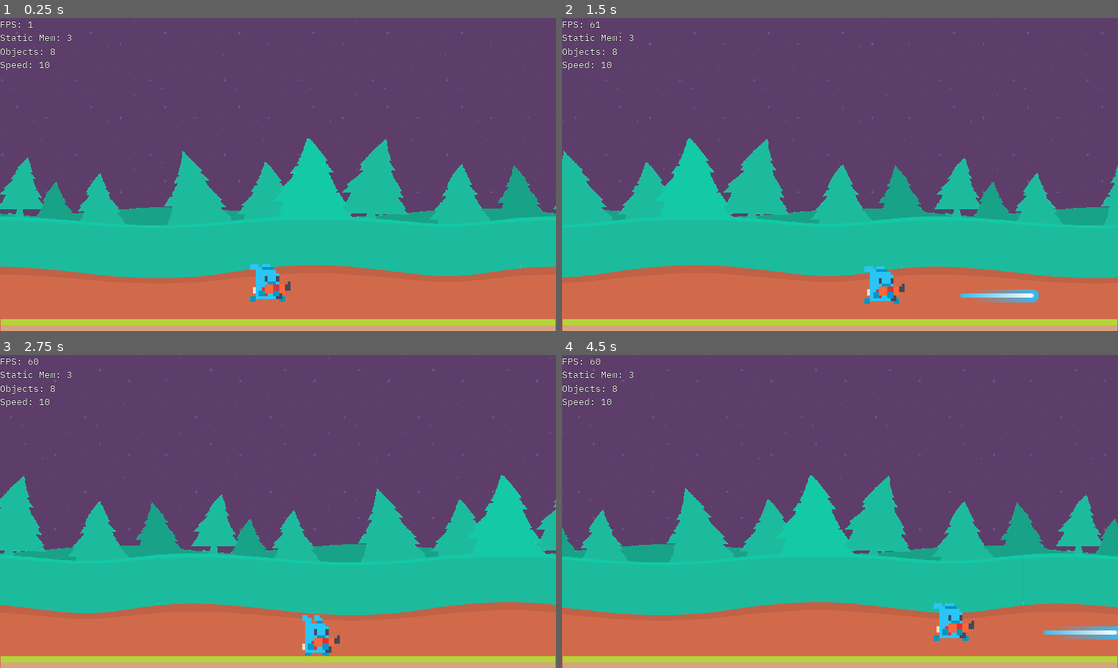
Above: before the commit, frames 1-4 (two rows, left to right).
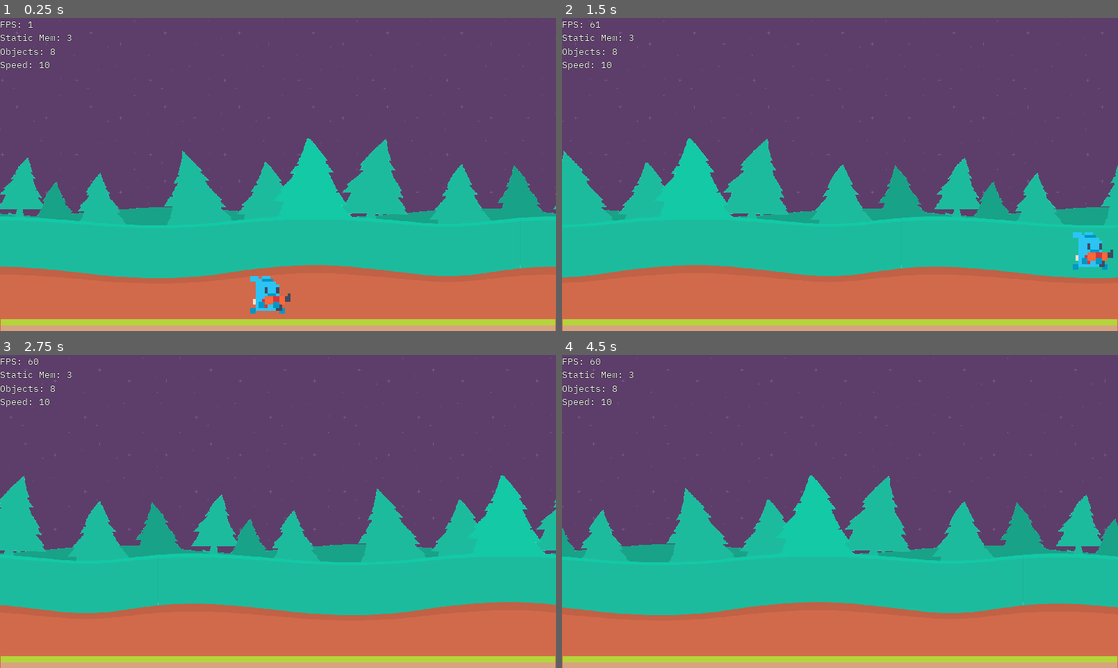
Above: after the commit, the same moments.

Repository: vibekeke/mgg
Game: Godot game, scene res://Main.tscn
Same seed, same stepped clock (60 frames per second), same inputs: the game is played once before the commit and once after it.
Inputs:
- Up to frame 1 (0.25 s): no input
- Up to frame 2 (1.5 s): hold Space (jump) 0.53-1.28 s; hold Right (right) from 0.53 s (still down); tap E (shoot) at 1.35 s
- Up to frame 3 (2.75 s): tap Space (jump) at 1.52, 1.55, 1.82 s; release Right (right) at 2.03 s; hold Left (left) from 2.03 s (still down); hold Space (jump) from 2.03 s (still down)
- Up to frame 4 (4.5 s): release Left (left) at 2.78 s; release Space (jump) at 2.78 s; hold Right (right) 2.78-4.28 s; tap E (shoot) at 2.85, 4.35 s; tap Space (jump) at 3.02, 3.05, 3.32 s; hold Space (jump) 3.53-4.28 s; hold Left (left) from 4.28 s (still down)

The runs differ from the first frame. In frame 1, 0.7% of the frame differs, in the area x 45-53%, y 78-95%; in frame 2, 1.6%, in the area x 54-100%, y 68-92%; in frame 3, 0.5%; in frame 4, 1.0%.

Commit message:
merge master into branch

Diff:
--- a/ActionLevels/Level1/Level1.tscn
+++ b/ActionLevels/Level1/Level1.tscn
@@ -13,3 +13,6 @@
 scale = Vector2( 119.688, 10 )
 
 [node name="Player" parent="." instance=ExtResource( 2 )]
+movementSpeed = 100
+gravityPower = 30
+jumpPower = 100
